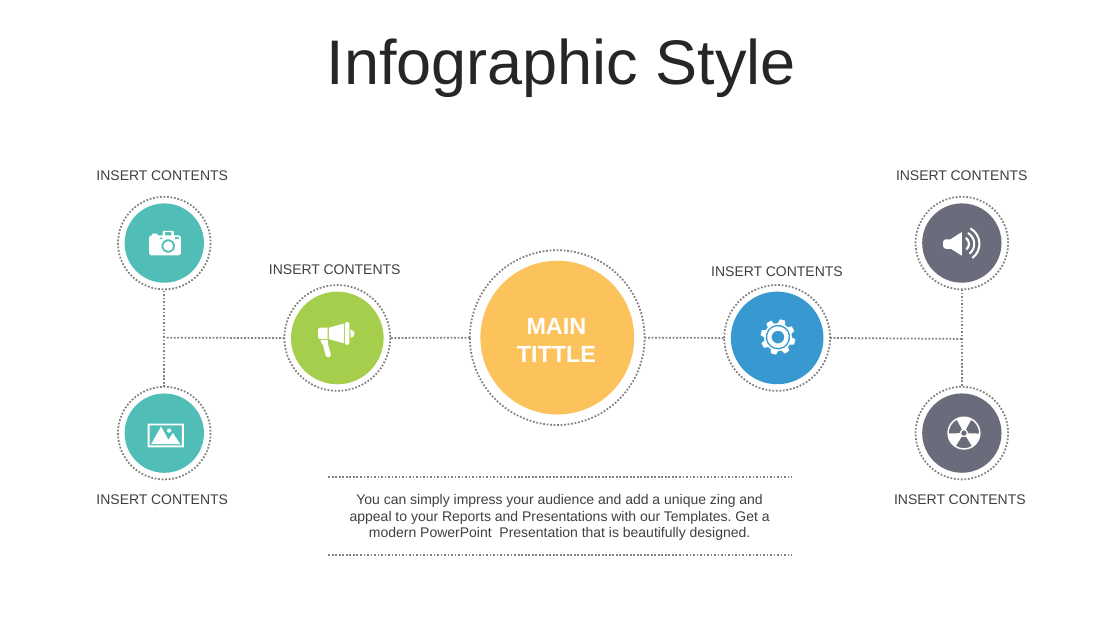
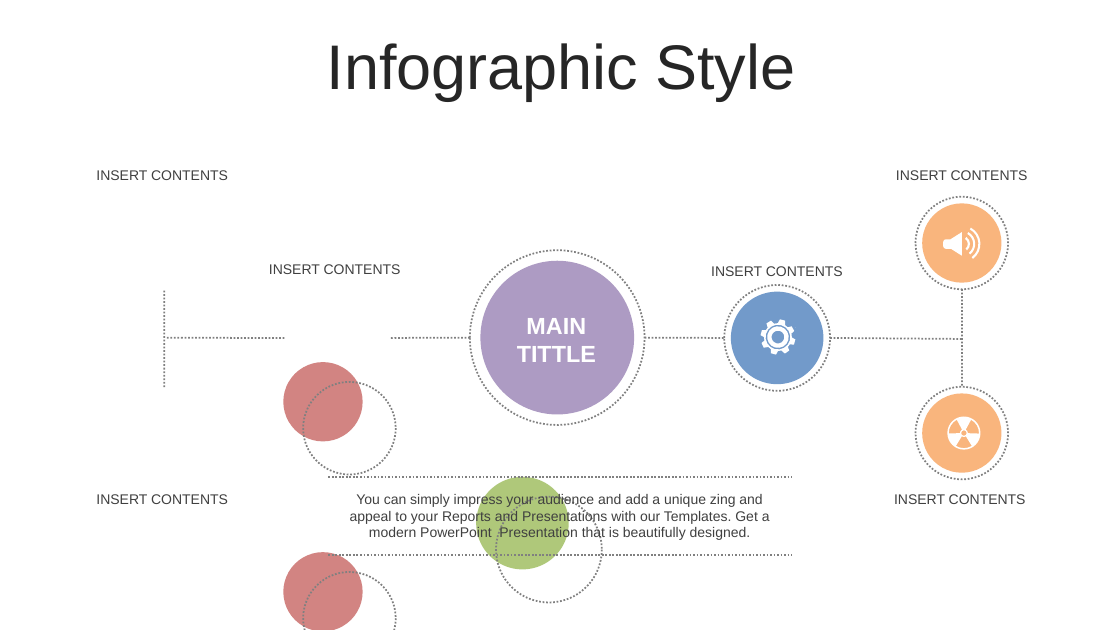
Before and after one commit to thanhlongvl/sportdemo, a slide deck: slide 13 of industry 4.0-Revolution-PowerPoint-Templates.pptx (slide 9 before the commit). Drawn at 1120x630 pixels with LibreOffice and Linux fonts; fonts in the diff are those of the drawing. Boxes give left, top, right and bottom in pixels: in the first picture for what was removed or moved away, otherwise in the second. Text is boxed around its words. In the diff, an @@ line names an element or a change of style, - is before the commit and + after.

```diff
--- a/industry 4.0-Revolution-PowerPoint-Templates.pptx
+++ b/industry 4.0-Revolution-PowerPoint-Templates.pptx
@@ text "Infographic Style" at <box>327,43,796,101</box>: line spacing 0.9 to 1; less space between paragraphs @@
@@ ellipse removed at <box>118,197,210,289</box> @@
@@ ellipse removed at <box>124,203,203,282</box> @@
@@ ellipse at <box>923,203,1002,282</box>: fill #2C2F45 at 70% opacity to #F79646 at 70% opacity @@
@@ ellipse at <box>481,260,634,414</box>: fill #FBA200 at 64% opacity to #8064A2 at 64% opacity @@
@@ line (165, 387) - (165, 289): stroke #808080 1.5 pt dashed to #808080 1.5 pt @@
@@ ellipse removed at <box>285,285,391,391</box> @@
@@ ellipse at <box>731,292,823,384</box>: fill #0680C3 at 80% opacity to #4F81BD at 80% opacity @@
@@ line (470, 338) - (391, 338): stroke #808080 1.5 pt dashed to #808080 1.5 pt @@
@@ ellipse removed at <box>118,387,210,480</box> @@
@@ ellipse: place and size @@
-ellipse at <box>291,292,383,384</box>
+ellipse at <box>283,362,362,441</box>
@@ ellipse at <box>283,362,362,441</box>: fill #90C221 at 80% opacity to #C0504D at 70% opacity @@
@@ ellipse added at <box>303,382,396,475</box>, outline #808080 1.5 pt @@
@@ ellipse removed at <box>124,393,203,472</box> @@
@@ ellipse at <box>923,393,1002,472</box>: fill #2C2F45 at 70% opacity to #F79646 at 70% opacity @@
@@ outline redrawn in 5 elements at <box>943,227,980,258</box>, <box>150,231,181,255</box>, <box>148,423,184,447</box>, <box>760,319,796,355</box>, <box>948,417,981,450</box> @@
@@ ellipse added at <box>476,477,569,570</box>, fill #9BBB59 at 80% opacity @@
@@ ellipse added at <box>497,497,602,602</box>, outline #808080 1.5 pt @@
@@ ellipse added at <box>283,552,362,630</box>, fill #C0504D at 70% opacity @@
@@ outline #808080 1.5 pt dashed to #808080 1.5 pt in 6 elements at <box>470,250,644,425</box>, <box>724,285,830,391</box>, <box>916,197,1008,289</box>, <box>916,387,1008,480</box>, <box>329,473,791,477</box>, <box>329,555,791,559</box> @@
@@ ellipse added at <box>303,572,396,630</box>, outline #808080 1.5 pt @@
```
Also in this commit, not shown: 46 other slides changed, 3 slides added, 1 slide removed, 1 other file.
